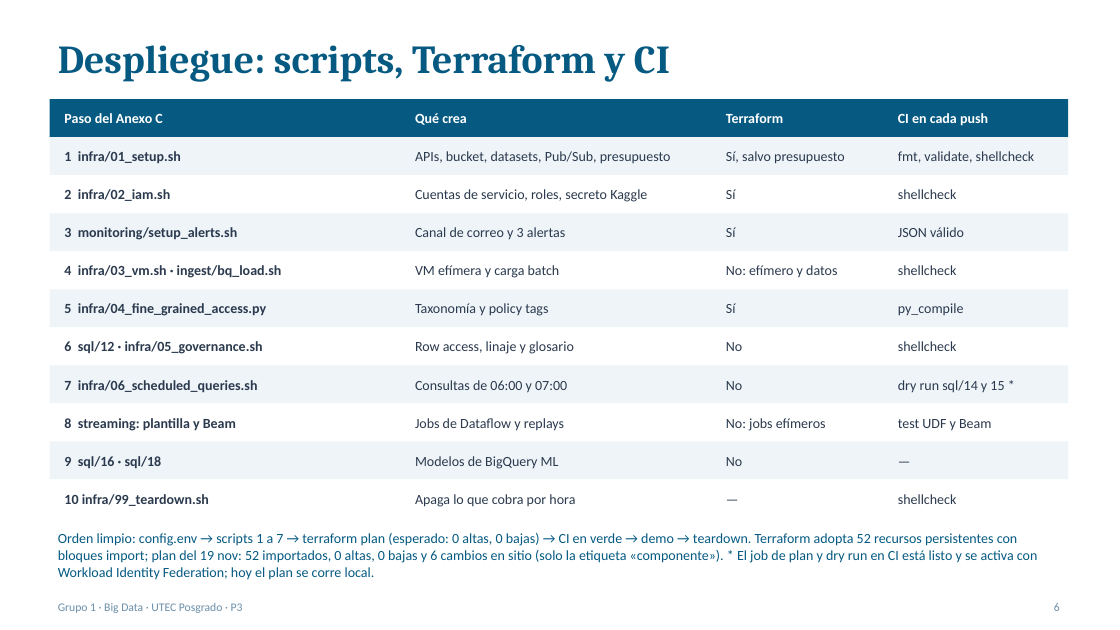
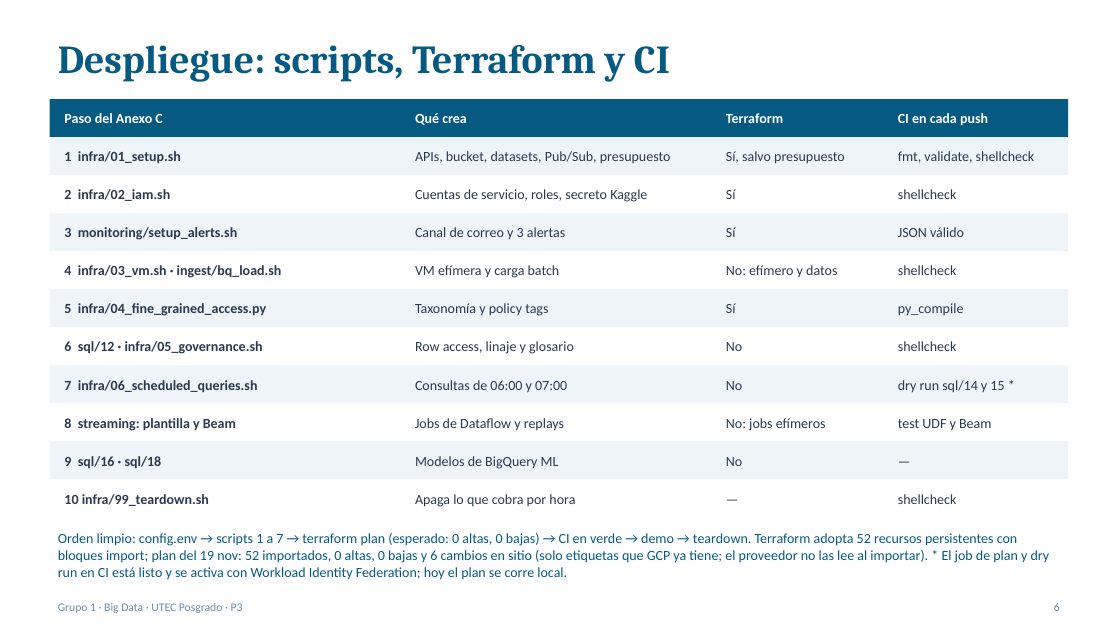
Before and after one commit to RVargasC22/bigdata-g1-ecommerce-gcp, a slide deck: slide 6 of docs/p3/Sustentacion_P3.pptx. Drawn at 1120x630 pixels with LibreOffice and Linux fonts; fonts in the diff are those of the drawing. Boxes give left, top, right and bottom in pixels: in the first picture for what was removed or moved away, otherwise in the second. Text is boxed around its words. In the diff, an @@ line names an element or a change of style, - is before the commit and + after.

Commit message:
docs(terraform): los 6 cambios del plan no son deriva real
GCP ya tiene la etiqueta componente (effective_labels; la pone infra/01_setup.sh). El proveedor 7.46 no llena labels al importar, así que el primer apply solo la escribiría en el estado.

```diff
--- a/docs/p3/Sustentacion_P3.pptx
+++ b/docs/p3/Sustentacion_P3.pptx
@@ text at <box>58,533,1050,580</box>: text changed @@
-Orden limpio: config.env → scripts 1 a 7 → terraform plan (esperado: 0 altas, 0 bajas) → CI en verde → demo → teardown. Terraform adopta 52 recursos persistentes con bloques import; plan del 19 nov: 52 importados, 0 altas, 0 bajas y 6 cambios en sitio (solo la etiqueta «componente»). * El job de plan y dry run en CI está listo y se activa con Workload Identity Federation; hoy el plan se corre local.
+Orden limpio: config.env → scripts 1 a 7 → terraform plan (esperado: 0 altas, 0 bajas) → CI en verde → demo → teardown. Terraform adopta 52 recursos persistentes con bloques import; plan del 19 nov: 52 importados, 0 altas, 0 bajas y 6 cambios en sitio (solo etiquetas que GCP ya tiene; el proveedor no las lee al importar). * El job de plan y dry run en CI está listo y se activa con Workload Identity Federation; hoy el plan se corre local.
```
Also in this commit, not shown: 2 other files.
